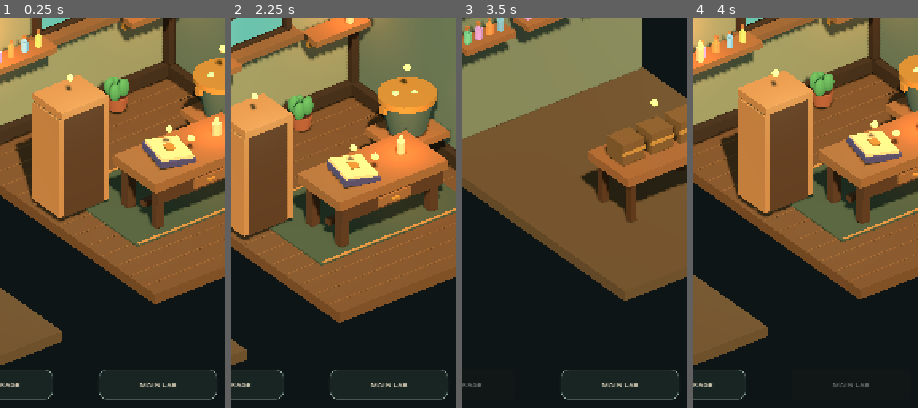
Above: before the commit, frames 1-4 (left to right).
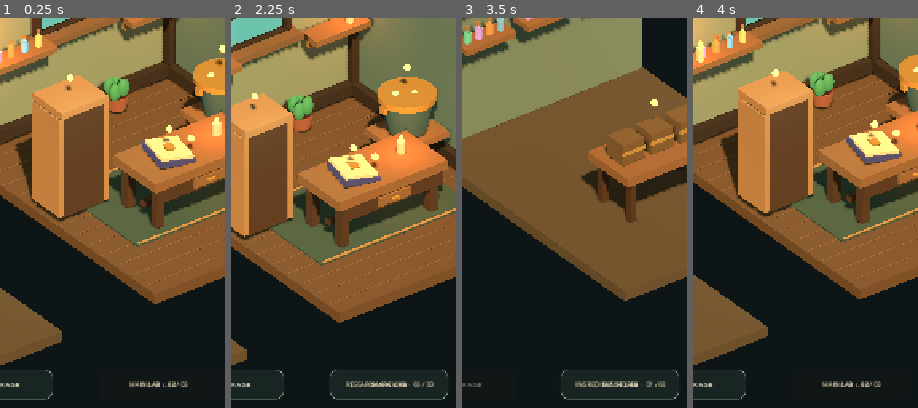
Above: after the commit, the same moments.

Repository: Kryodo/spell-sort-game
Game: Godot game, scene res://scenes/lab_room_prototype.tscn
The game is run twice, just before and just after one commit, with the same random seed, the same clock (stepped at 60 frames per second) and the same inputs.
Inputs:
- Up to frame 1 (0.25 s): no input
- Up to frame 2 (2.25 s): click "‹ STORAGE" at 0.5 s; click "MAIN LAB" at 1.25 s; click "ARCHIVE ›" at 2 s
- Up to frame 3 (3.5 s): click "‹ STORAGE" at 2.75 s
- Up to frame 4 (4 s): click "MAIN LAB" at 3.5 s
The pictures show only the part of the screen within x 15-65%, y 43-93%; the shares and areas given below are measured in that part.

The runs differ from the first frame. In frame 1, 0.4% of the frame differs, in the area x 44-97%, y 90-98%; in frame 2, 0.4%; in frame 3, 0.4%, in the area x 50-91%, y 93-95%; in frame 4, 0.3%.

Commit message:
Add hub area indicator and initialize navigation state

Diff:
--- a/scripts/lab_room_prototype.gd
+++ b/scripts/lab_room_prototype.gd
@@ -344,11 +344,20 @@
 	_lab_button.pressed.connect(func(): _set_hub_page(1))
 	root.add_child(_lab_button)
 
+	_page_label = _make_label("MAIN LAB  ·  02 / 03", 10, Color(0.90, 0.83, 0.68))
+	_page_label.position = Vector2(206.0, navigation_y + 5.0)
+	_page_label.size = Vector2(310.0, 38.0)
+	_page_label.horizontal_alignment = HORIZONTAL_ALIGNMENT_CENTER
+	root.add_child(_page_label)
+
 	_archive_button = _make_button("ARCHIVE  ›", false)
 	_archive_button.position = Vector2(528.0, navigation_y)
 	_archive_button.size = Vector2(170.0, 48.0)
 	_archive_button.pressed.connect(func(): _set_hub_page(2))
 	root.add_child(_archive_button)
+	_storage_button.disabled = false
+	_lab_button.disabled = true
+	_archive_button.disabled = false
 
 	_modal = _make_panel(Rect2(76.0, 492.0, 568.0, 292.0), Color(0.055, 0.078, 0.075, 0.97), Color(0.86, 0.69, 0.43, 0.92), 22)
 	_modal.visible = false
